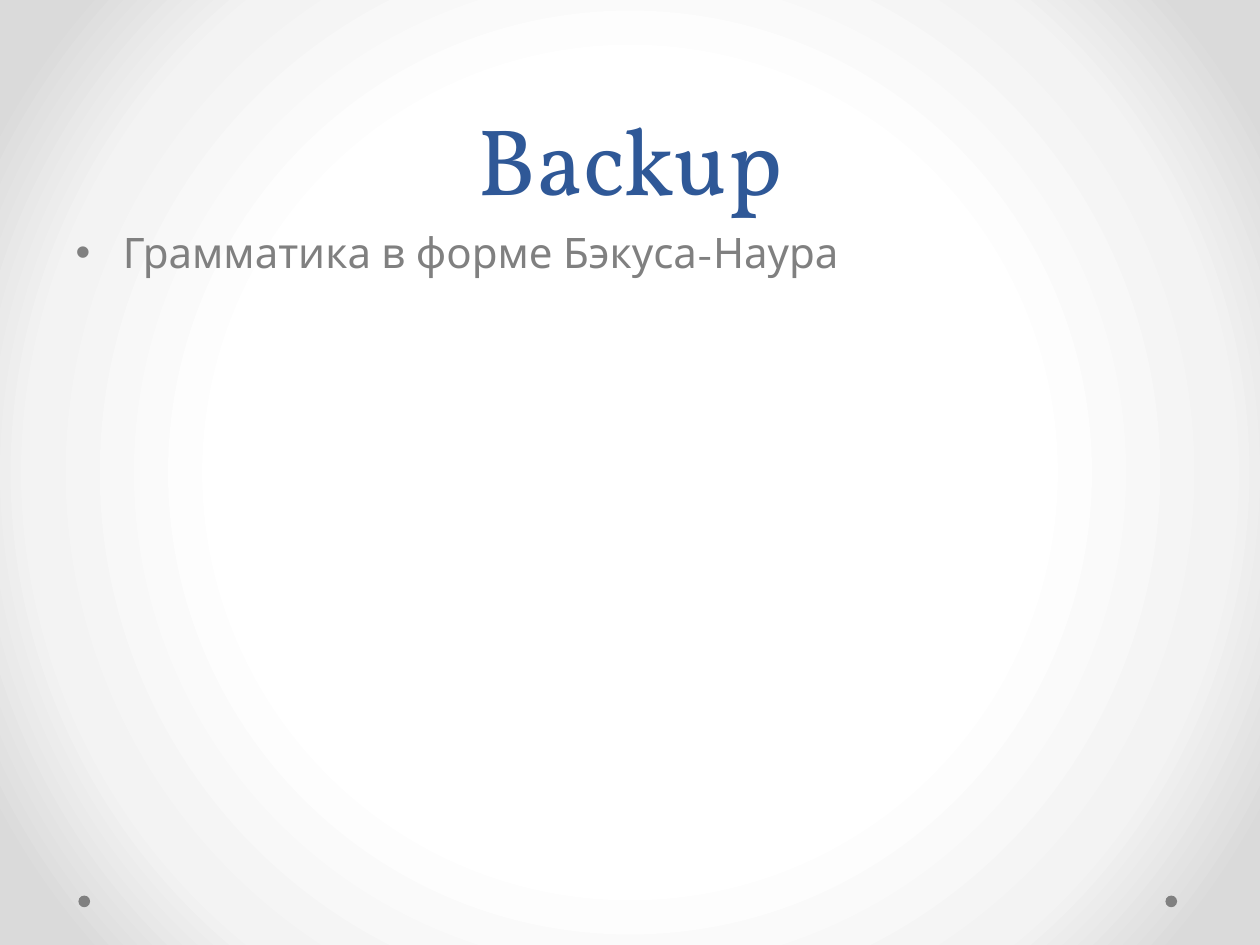
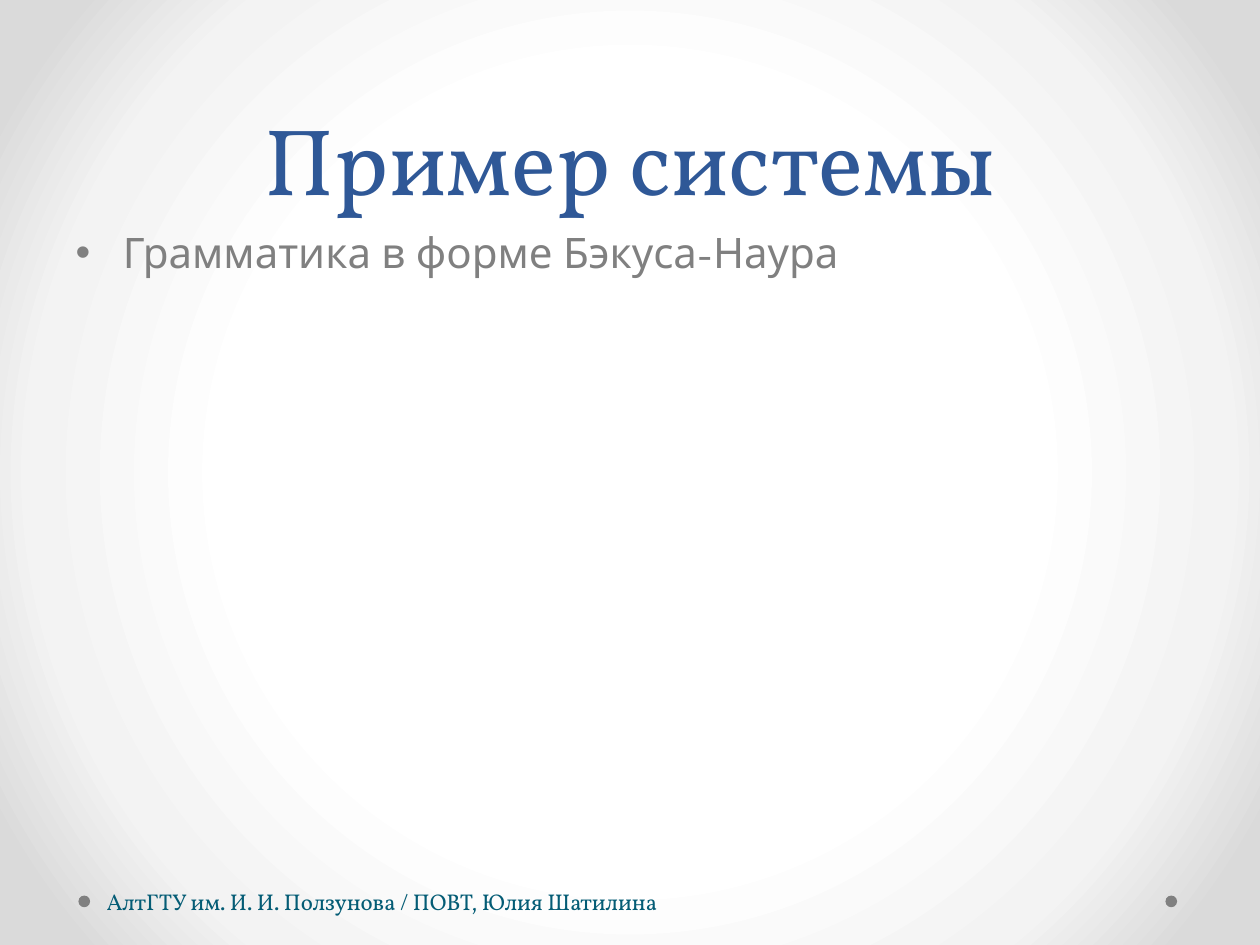
Before and after one commit to hisohito/proto-doc, a slide deck: slide 8 of shatilina.pptx (slide 20 before the commit). Drawn at 1260x945 pixels with LibreOffice and Linux fonts; fonts in the diff are those of the drawing. Boxes give left, top, right and bottom in pixels: in the first picture for what was removed or moved away, otherwise in the second. Text is boxed around its words. In the diff, an @@ line names an element or a change of style, - is before the commit and + after.

```diff
--- a/shatilina.pptx
+++ b/shatilina.pptx
@@ title at box(265, 131, 995, 237): text changed @@
-Backup
+Пример системы
@@ text added at box(107, 894, 657, 916), 13 pt, text #045C75 @@
+АлтГТУ им. И. И. Ползунова / ПОВТ, Юлия Шатилина
```
Also in this commit, not shown: 9 other slides changed, 3 slides added, 2 slides removed.
